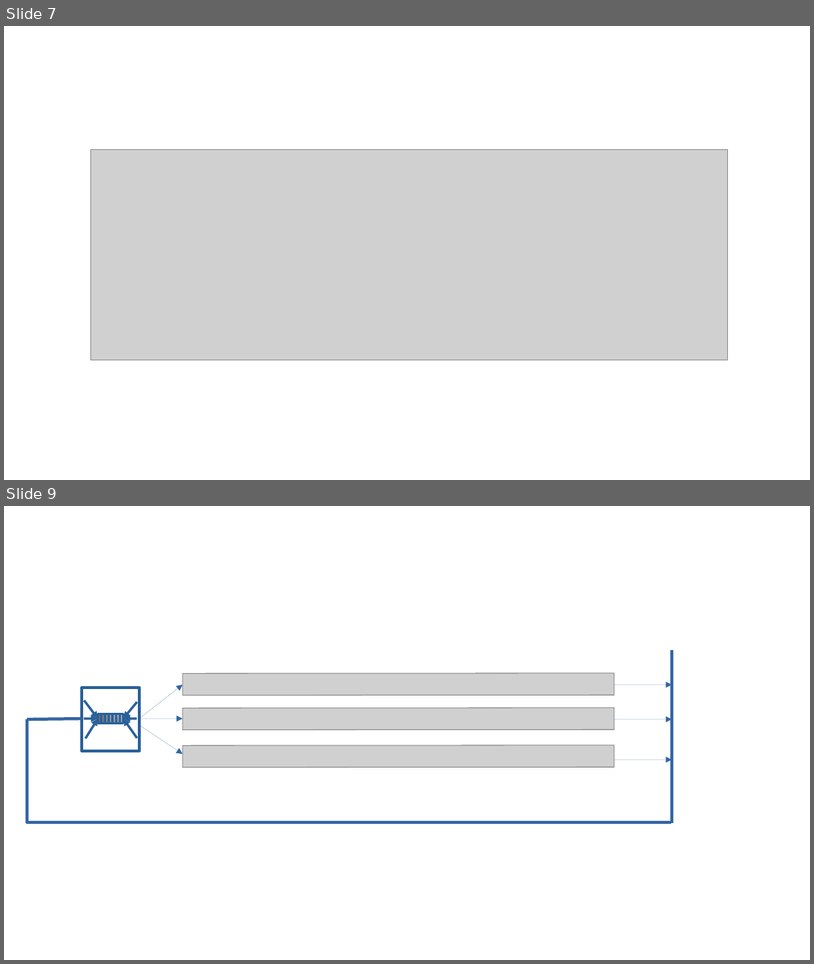
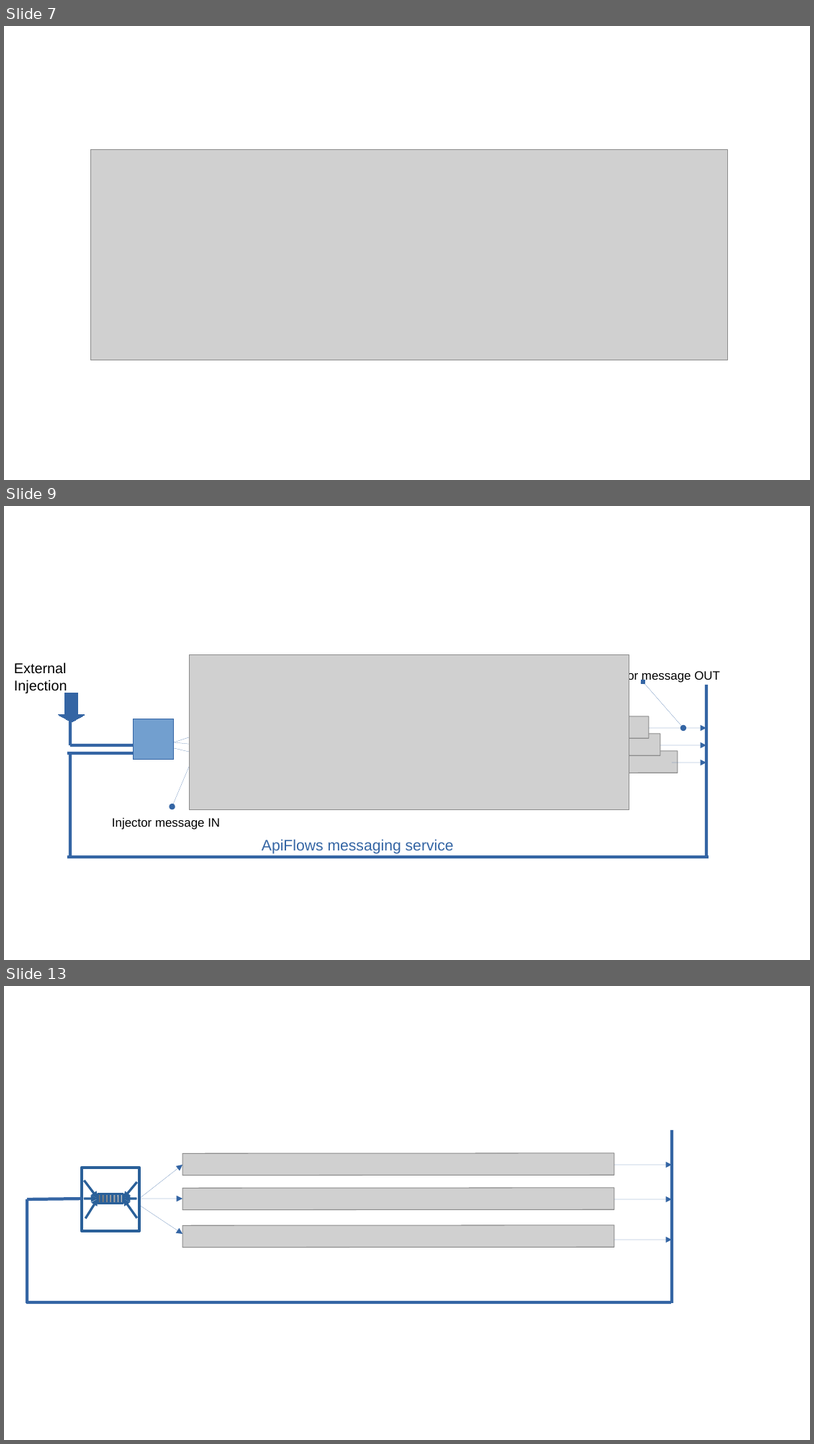
Before and after one commit to ApiValley/ApiFlows-Docs, a slide deck: presentation/Documentation_images_source.odp. Shown one above the other, each under a label of ours: slides 7 and 9 before the commit, slides 7, 9 and 13 after it; the slides between them are not shown. The pictures are 814x964 and 814x1444 pixels, drawn with LibreOffice and Linux fonts; fonts in the diff are those of the drawing; grey boxes stand for pictures. Boxes give left, top, right and bottom in pixels: in the first picture for what was removed or moved away, otherwise in the second. Text is boxed around its words. In the diff, an @@ line names an element or a change of style, - is before the commit and + after.

```diff
--- a/presentation/Documentation_images_source.odp
+++ b/presentation/Documentation_images_source.odp
@@ slide 9 added at [4,506,810,960], background #FFFFFF @@
@@ picture added at [189,654,630,810] @@
@@ text added at [14,662,67,694], 14 pt, text #000000 @@
+External
+Injection
@@ text added at [599,670,720,683], 12 pt, text #000000 @@
+Injector message OUT
@@ down arrow added at [59,693,85,722], fill #3465A4, outline #3465A4 0 pt @@
@@ line added from (70, 699) to (70, 745), #3465A4 3 pt @@
@@ double arrow added from (684, 728) to (643, 682), #3465A4 0 pt @@
@@ line added from (707, 685) to (707, 857), #3465A4 3 pt @@
@@ rectangle added at [134,719,174,759], fill #729FCF, outline #3465A4 0 pt @@
@@ picture added at [217,717,648,739] @@
@@ arrow added from (174, 742) to (217, 728), #3465A4 0 pt @@
@@ arrow added from (174, 742) to (229, 748), #3465A4 0 pt @@
@@ picture added at [229,734,661,756] @@
@@ arrow added from (649, 728) to (707, 728), #3465A4 0 pt @@
@@ line added from (134, 754) to (67, 754), #3465A4 3 pt @@
@@ line added from (70, 754) to (70, 857), #3465A4 3 pt @@
@@ line added from (134, 745) to (70, 745), #3465A4 3 pt @@
@@ double arrow added from (172, 807) to (193, 758), #3465A4 0 pt @@
@@ arrow added from (174, 748) to (246, 765), #3465A4 0 pt @@
@@ picture added at [246,751,678,773] @@
@@ arrow added from (661, 745) to (707, 745), #3465A4 0 pt @@
@@ arrow added from (672, 762) to (707, 762), #3465A4 0 pt @@
@@ text added at [112,817,220,829], 12 pt, text #000000 @@
+Injector message IN
@@ text added at [262,839,454,854], 15 pt, text #3465A4 @@
+ApiFlows messaging service
@@ line added from (710, 857) to (67, 857), #3465A4 3 pt @@
@@ what was slide 9 is now slide 13 @@
```
Also in this commit, not shown: 2 slides changed, 6 other slides added, 3 other files.
